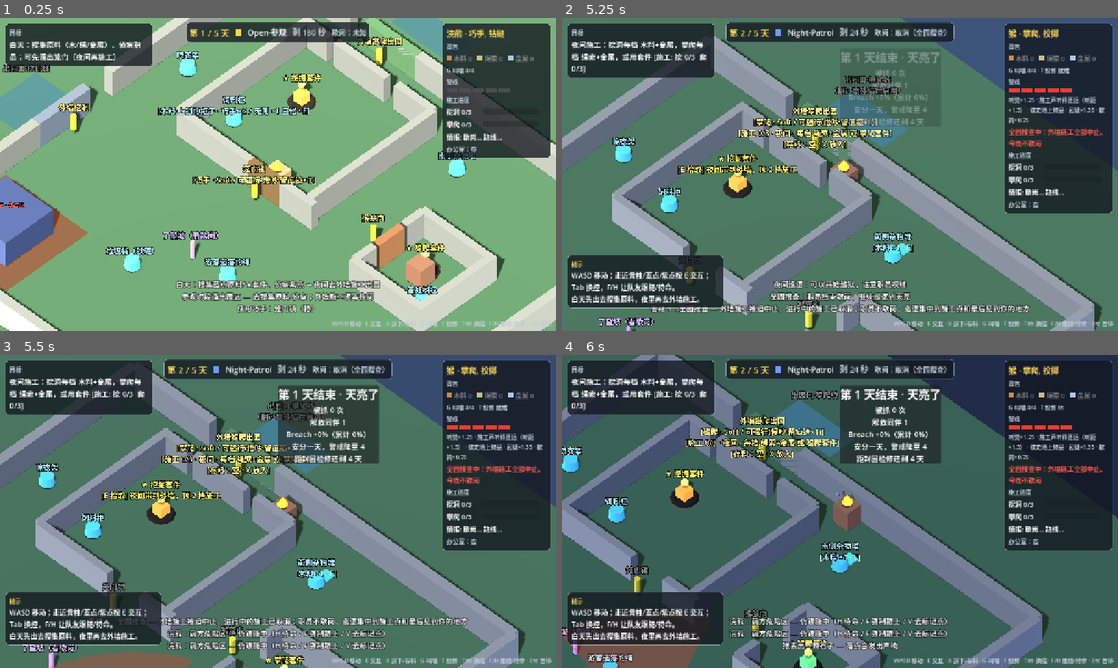
Above: before the commit, frames 1-4 (two rows, left to right).
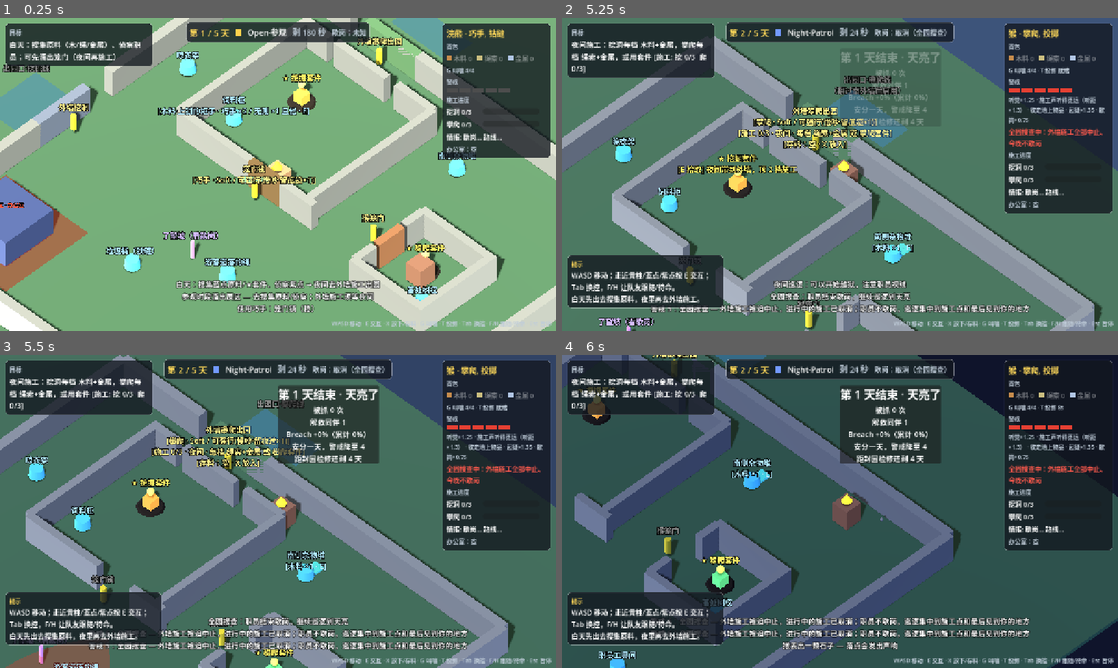
Above: after the commit, the same moments.

Repository: CoraStarX/ZooBreakout
Game: Godot game, scene res://prototypes/p2_alert_tiers.tscn
Two runs of this game, one before a commit and one after it. Both use one fixed random seed, a clock stepped at 60 frames per second and the inputs below. This scene is started directly instead of the project's main scene.
Inputs (mouse positions are in pixels of both pictures, inside the frame that each line leads up to):
- Up to frame 1 (0.25 s): no input
- Up to frame 2 (5.25 s): tap Enter at 0.5 s; move the mouse to (962, 158) at 0.52 s; hold D (move_right) 0.53-1.28 s; tap X (drop_item) at 0.6 s; click (962, 158) at 0.67 s; move the mouse to (728, 190) at 1.27 s; hold S (move_back) 1.28-2.03 s; tap E (interact) at 1.35 s; move the mouse to (895, 105) at 2.02 s; hold D (move_right) 2.03-2.78 s; tap G (make_noise) at 2.1 s; move the mouse to (812, 237) at 2.77 s; hold W (move_forward) 2.78-3.53 s; tap F (order_follow) at 2.85 s; click (812, 237) at 2.92 s; move the mouse to (1006, 221) at 3.52 s; hold V (order_goto) 3.53-4.28 s; hold A (move_left) 3.53-5.03 s; tap N (debug_advance_phase) at 4.15 s; move the mouse to (673, 127) at 4.27 s; tap H (order_hold) at 4.35 s; tap R (debug_rescue_monkey) at 4.9 s; move the mouse to (867, 174) at 5.02 s; hold S (move_back) from 5.03 s (still down); hold Tab (switch_animal) from 5.03 s (still down); click (867, 174) at 5.17 s
- Up to frame 3 (5.5 s): keep holding S (move_back); keep holding Tab (switch_animal)
- Up to frame 4 (6 s): move the mouse to (756, 433) at 5.77 s; release S (move_back) at 5.78 s; release Tab (switch_animal) at 5.78 s; hold D (move_right) from 5.78 s (still down); tap T (throw) at 5.85 s

Frames 1-2 are identical in both runs. In frame 3, 21% of the frame differs, in the area x 0-95%, y 0-100%; in frame 4, 38%, in the area x 0-100%, y 0-100%.

Commit message:
Pre-knife-5: full-search reachability (StaffReach) with F3 fallback status, focus heat notes, rule-alignment list, material plan A tables
Co-authored-by: Cursor <cursoragent@cursor.com>

Diff:
--- a/content/balance/alert_params.gd
+++ b/content/balance/alert_params.gd
@@ -19,6 +19,10 @@
 @export var quiet_window_mult_at_alert_4: float = 0.75
 ## Full search (max Alert): staff keep patrolling through what would be the quiet window.
 @export var full_search_cancels_quiet: bool = true
-## Full search: patrol heat pinned on route points and the last known animal position (existing heat weight).
-## Must outweigh staleness (seconds since visit; never-visited points ≈ 1e4) to keep the staff there.
+## Full search: heat pinned on the focus points (unfinished route points + last known animal position).
+## Patrol pick score (PatrolScoreMath) = staleness×1.0 + importance×1.2 + heat×1.4 − distance×0.08 − recent 2.0,
+## where staleness = seconds since last visit and never-visited points start at last_visited = −9999
+## (staleness ≈ 1e4 + run time). Normal points' heat is capped at 100 (apply_heat_near), so it cannot win.
+## 10000 × 1.4 = 14000 beats any normal point for runs under ~4000 s (~1 h), so every pick lands on a focus
+## point while the search lasts. Lower it to let ordinary patrol points mix back in.
 @export var full_search_focus_heat: float = 10000.0
--- a/content/ui/debug_hud.gd
+++ b/content/ui/debug_hud.gd
@@ -105,10 +105,10 @@
 	if world and world.has_method("get_staff"):
 		var st: StaffActor = world.call("get_staff")
 		if st:
-			staff_line = "职员AI: %s  awareness:%.0f  Alert(跑团):%d  debug:%s" % [
-				st.state_name(), st.awareness, Alert.level, "ON" if Game.staff_ai_debug else "off"
+			staff_line = "职员AI: %s  awareness:%.0f  Alert(跑团):%d  debug:%s\n  %s" % [
+				st.state_name(), st.awareness, Alert.level, "ON" if Game.staff_ai_debug else "off", st.nav_debug_text()
 			]
-	var debug_hint := " · Debug:R跳过解救 T推时段" if Game.debug_enabled else ""
+	var debug_hint := " · Debug:R跳过解救 N推时段" if Game.debug_enabled else ""
 	var rest_text := "歇岗:未知"
 	var intel_line := "情报: —"
 	if world and world.get("session") is RunSession:
--- /dev/null
+++ b/gameplay/staff/staff_reach.gd
@@ -0,0 +1,96 @@
+class_name StaffReach
+extends RefCounted
+## Straight-line reachability for the staff motor (no NavMesh): a body-sized sphere swept against walls,
+## plus a shortest hop path over patrol points when the goal is not directly walkable.
+
+## Staff collider: sphere r 0.4 centred 0.4 above the feet.
+const BODY_RADIUS := 0.4
+const BODY_HEIGHT := 0.4
+## Slightly thinner than the body so sliding along a wall face does not count as blocked.
+const SWEEP_MARGIN := 0.05
+
+
+## True if the staff can walk straight from `from` to `to` (planar, walls on layer 1).
+static func clear_line(space: PhysicsDirectSpaceState3D, from: Vector3, to: Vector3, exclude: Array = []) -> bool:
+	if space == null:
+		return true
+	var a := Vector3(from.x, BODY_HEIGHT + 0.05, from.z)
+	var b := Vector3(to.x, BODY_HEIGHT + 0.05, to.z)
+	var motion := b - a
+	if motion.length() < 0.01:
+		return true
+	var sphere := SphereShape3D.new()
+	sphere.radius = BODY_RADIUS - SWEEP_MARGIN
+	var q := PhysicsShapeQueryParameters3D.new()
+	q.shape = sphere
+	q.transform = Transform3D(Basis.IDENTITY, a)
+	q.motion = motion
+	q.collision_mask = 1
+	q.exclude = exclude
+	var res := space.cast_motion(q)
+	return res.size() >= 1 and res[0] >= 0.999
+
+
+## Where to walk next to approach `goal`. Keys:
+##   pos         next motor target
+##   final       pos is the end of the trip (goal, or its substitute)
+##   substitute  goal itself is unreachable; the trip ends at the reachable patrol point nearest to it
+##   ok          false = nothing reachable at all (caller walks straight; wall fallback will catch it)
+static func next_hop(
+	space: PhysicsDirectSpaceState3D, from: Vector3, goal: Vector3, nodes: Array[Vector3], exclude: Array = []
+) -> Dictionary:
+	if clear_line(space, from, goal, exclude):
+		return {"pos": goal, "final": true, "substitute": false, "ok": true}
+	var n := nodes.size()
+	## Dijkstra from `from` over nodes; edges = clear straight lines.
+	var dist: Array[float] = []
+	var first: Array[int] = []
+	var done: Array[bool] = []
+	for i in n:
+		dist.append(INF)
+		first.append(-1)
+		done.append(false)
+		if clear_line(space, from, nodes[i], exclude):
+			dist[i] = _flat(from).distance_to(_flat(nodes[i]))
+			first[i] = i
+	while true:
+		var u := -1
+		for i in n:
+			if not done[i] and dist[i] < INF and (u < 0 or dist[i] < dist[u]):
+				u = i
+		if u < 0:
+			break
+		done[u] = true
+		for v in n:
+			if done[v] or v == u:
+				continue
+			var d := dist[u] + _flat(nodes[u]).distance_to(_flat(nodes[v]))
+			if d < dist[v] and clear_line(space, nodes[u], nodes[v], exclude):
+				dist[v] = d
+				first[v] = first[u]
+	## Best reachable node that sees the goal (shortest total trip).
+	var best := -1
+	var best_cost := INF
+	for i in n:
+		if dist[i] == INF:
+			continue
+		if clear_line(space, nodes[i], goal, exclude):
+			var c := dist[i] + _flat(nodes[i]).distance_to(_flat(goal))
+			if c < best_cost:
+				best_cost = c
+				best = i
+	if best >= 0:
+		return {"pos": nodes[first[best]], "final": false, "substitute": false, "ok": true}
+	## Goal unreachable: substitute the reachable node nearest to it.
+	var sub := -1
+	for i in n:
+		if dist[i] < INF and (sub < 0 or _flat(nodes[i]).distance_to(_flat(goal)) < _flat(nodes[sub]).distance_to(_flat(goal))):
+			sub = i
+	if sub >= 0:
+		var hop := nodes[first[sub]]
+		return {"pos": hop, "final": first[sub] == sub, "substitute": true, "sub_pos": nodes[sub], "ok": true}
+	return {"pos": goal, "final": true, "substitute": false, "ok": false}
+
+
+static func _flat(p: Vector3) -> Vector3:
+	return Vector3(p.x, 0.0, p.z)
--- a/gameplay/staff_actor.gd
+++ b/gameplay/staff_actor.gd
@@ -105,6 +105,13 @@
 const STUCK_MIN_MOVE := 0.3
 var _stuck_t: float = 0.0
 var _stuck_from: Vector3 = Vector3.ZERO
+## Last patrol arrival came from the wall fallback (shown on F3); cleared on the next pick.
+var stuck_fallback_active: bool = false
+var stuck_fallback_count: int = 0
+var focus_route_note: String = ""
+var _focus_trip: bool = false
+var _focus_goal: Vector3 = Vector3.ZERO
+var _focus_hop_final: bool = true
 var _last_seen_pos: Vector3 = Vector3.ZERO
 var _has_last_seen: bool = false
 
@@ -836,11 +843,35 @@
 		_pick_next_patrol_point(false)
 	_motor.speed = _patrol_move_speed()
 	velocity = _motor.tick_velocity(global_position)
-	if _motor.arrived(global_position) or _patrol_blocked(delta):
+	if _motor.arrived(global_position):
+		if _focus_trip and not _focus_hop_final:
+			_route_focus_hop()
+			return
 		_arrive_network_point()
-
-
-## Straight-line motor: walking into a wall for a while counts as arriving (look around there).
+	elif _patrol_blocked(delta):
+		stuck_fallback_active = true
+		stuck_fallback_count += 1
+		_arrive_network_point()
+
+
+## Full-search trip: walk straight if the goal is clear, else hop along patrol points; an unreachable
+## goal is replaced by the reachable patrol point nearest to it.
+func _route_focus_hop() -> void:
+	var space := get_world_3d().direct_space_state if get_world_3d() else null
+	var r := StaffReach.next_hop(space, global_position, _focus_goal, patrol_network.positions(), [get_rid()])
+	_focus_hop_final = bool(r["final"])
+	_motor.set_target(r["pos"])
+	if not bool(r["ok"]):
+		focus_route_note = "不可达（直走，靠撞墙兜底）"
+	elif bool(r["substitute"]):
+		focus_route_note = "目标不可达 → 改去最近可达巡逻点"
+	elif _focus_hop_final:
+		focus_route_note = "直达"
+	else:
+		focus_route_note = "经巡逻点接近"
+
+
+## Straight-line motor: walking into a wall for a while counts as arriving (last-resort fallback).
 func _patrol_blocked(delta: float) -> bool:
 	_stuck_t += delta
 	if _stuck_t < STUCK_CHECK_SEC:
@@ -851,6 +882,15 @@
 	return moved < STUCK_MIN_MOVE
 
 
+## F3 line: full-search routing and whether the wall fallback is in effect.
+func nav_debug_text() -> String:
+	var parts := PackedStringArray()
+	if _focus_trip:
+		parts.append("搜查:%s" % focus_route_note)
+	parts.append("撞墙兜底:%s（累计 %d）" % ["是" if stuck_fallback_active else "否", stuck_fallback_count])
+	return "  ".join(parts)
+
+
 func _pick_next_patrol_point(snap_pos: bool) -> void:
 	if patrol_network == null or _params == null:
 		return
@@ -865,7 +905,12 @@
 	if not patrol_network.reserve(pick.id, sid):
 		return
 	_patrol_point_id = pick.id
+	stuck_fallback_active = false
 	_motor.set_target(pick.position)
+	_focus_trip = patrol_network.is_focus_id(pick.id)
+	if _focus_trip:
+		_focus_goal = pick.position
+		_route_focus_hop()
 	if snap_pos:
 		global_position = pick.position
 		_arrive_network_point()
--- a/prototypes/p2_alert_tiers.gd
+++ b/prototypes/p2_alert_tiers.gd
@@ -358,21 +358,52 @@
 		_staff._arrive_network_point()
 	_check(net.focus_points.is_empty() and picks == 0, "降到 4：焦点清空，回到一般巡逻")
 
+	## Reachability: a body-sized sweep through the west outer wall is blocked; a goal outside is substituted.
+	var space := _staff.get_world_3d().direct_space_state
+	var inside := dig.global_position + dig.guard_offset
+	var outside := Vector3(dig.global_position.x - 3.0, inside.y, inside.z)
+	_check(not StaffReach.clear_line(space, inside, outside, [_staff.get_rid()]), "直线可达检查：穿外墙判为不可达")
+	var hop := StaffReach.next_hop(space, Vector3(5.5, 0.05, 5.5), outside, net.positions(), [_staff.get_rid()])
+	_check(bool(hop["ok"]) and bool(hop["substitute"]), "墙外目标：改选最近的可达巡逻点")
+
+	## Real run: staff walk the focus trips; in the normal map the wall fallback never fires.
 	Alert.level = 5
 	Clock.set_phase(Clock.Phase.NIGHT_PATROL)
 	_reset_staff()
-	await _stand(raccoon, Vector3(-8.0, 0.05, 6.0))
+	_staff._last_known_valid = false
+	_staff._has_last_seen = false
+	_staff._sync_full_search_focus()
+	var animals := get_tree().get_nodes_in_group("animals")
+	for a in animals:
+		a.remove_from_group("animals") ## keep the staff on patrol, not chasing (sensing only)
 	_staff.global_position = Vector3(5.5, _staff.global_position.y, 5.5)
 	_staff._dwell_left = 0.0
 	_staff._motor.clear_target()
+	_staff.stuck_fallback_count = 0
+	var notes := {}
+	var arrivals := {}
+	var states_ok := true
+	Engine.time_scale = 4.0
 	_staff.set_physics_process(true)
-	var states_ok := true
-	for i in 60:
+	var t := 0.0
+	while t < 40.0:
 		await get_tree().physics_frame
+		t += get_physics_process_delta_time()
 		if _staff.state == StaffActor.State.REST:
 			states_ok = false
+		if _staff.is_heading_to_focus():
+			notes[_staff.focus_route_note] = true
+			if _staff._dwell_left > 0.0:
+				arrivals[_staff._patrol_point_id] = true
 	_staff.set_physics_process(false)
-	_check(states_ok and _staff.is_heading_to_focus(), "实际运行：职员不歇岗，正前往焦点（目标 %s）" % _staff._patrol_point_id)
+	Engine.time_scale = 1.0
+	for a in animals:
+		a.add_to_group("animals")
+	print("  focus trips: %s · arrivals %s · pos %s" % [notes.keys(), arrivals.keys(), _staff.global_position])
+	_check(states_ok, "实际运行 40s：警戒 5 职员不歇岗")
+	_check(arrivals.size() >= 2, "实际走到焦点（%d 个：%s）" % [arrivals.size(), arrivals.keys()])
+	_check(_staff.stuck_fallback_count == 0, "正常情况下不触发撞墙兜底（%d 次）" % _staff.stuck_fallback_count)
+	_check(_staff.nav_debug_text().contains("撞墙兜底:否"), "F3 显示兜底状态：%s" % _staff.nav_debug_text())
 	Alert.level = 0
 
 
Not shown, added: gameplay/staff/staff_reach.gd.uid
Not shown, changed: docs/COST_REFACTOR.md
Not shown, changed: docs/DESIGN.md
Not shown, changed: docs/STAFF_AI.md
